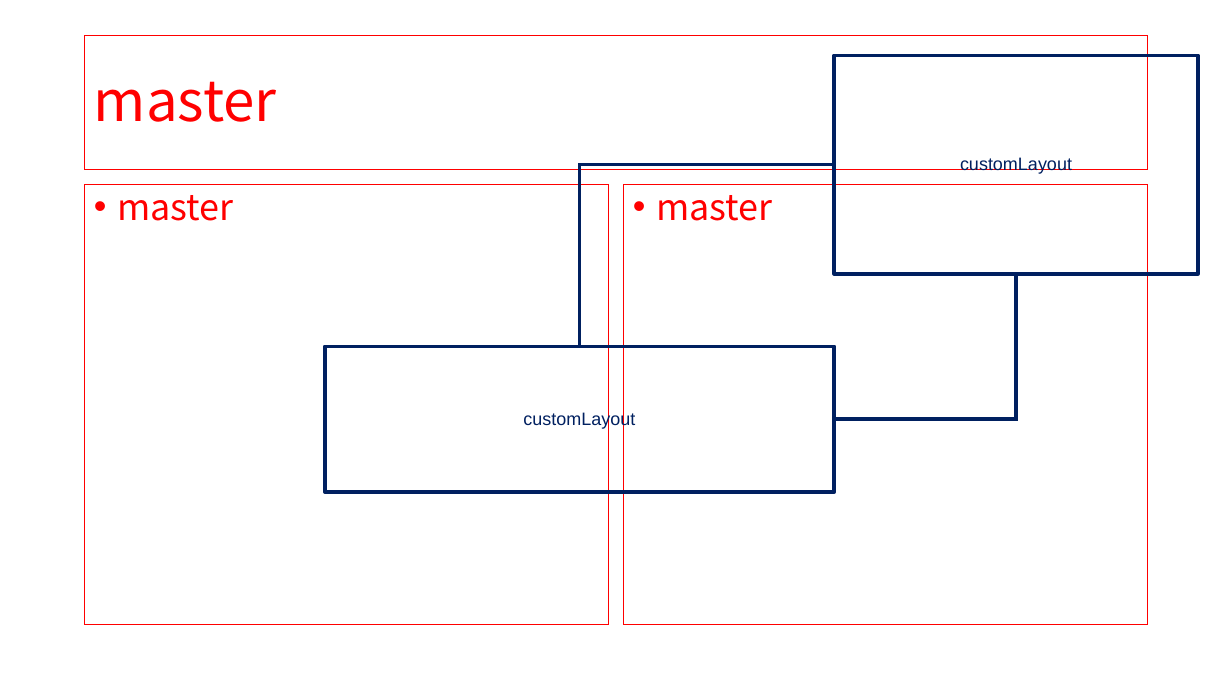
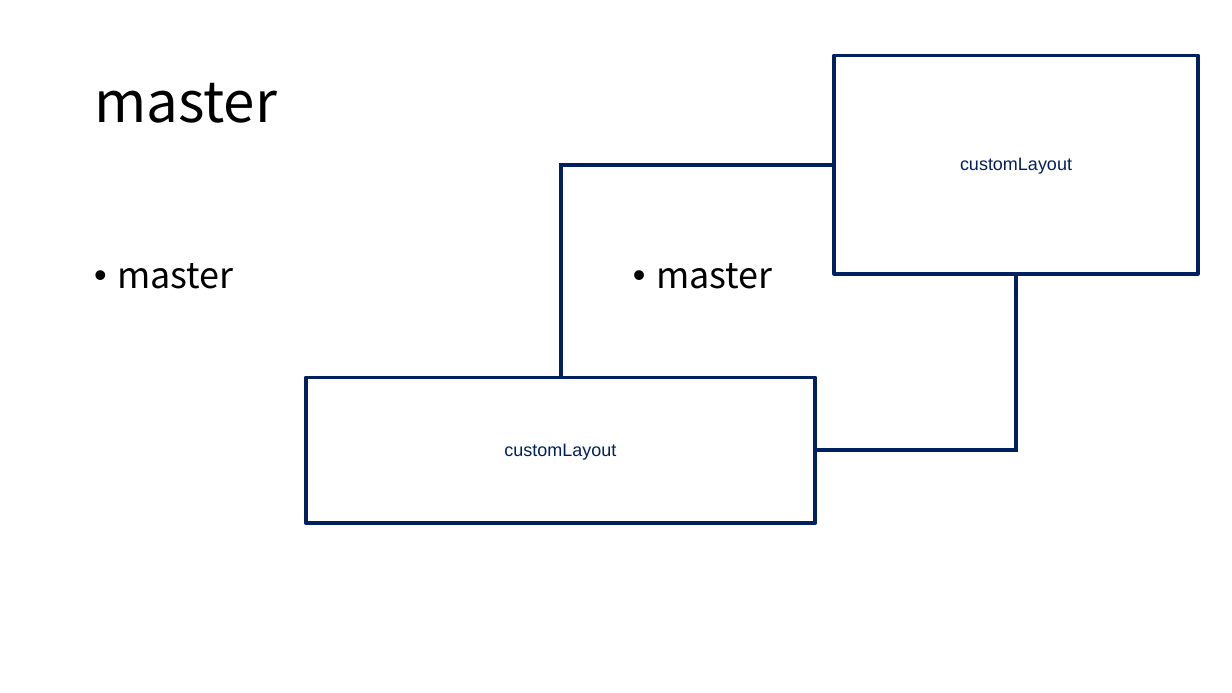
Before and after one commit to taizod1024/ppt-align-grid-addin, a slide deck: slide 1 of src/ppt-align-grid.pptm. Drawn at 1232x693 pixels with LibreOffice and Linux fonts; fonts in the diff are those of the drawing. Boxes give left, top, right and bottom in pixels: in the first picture for what was removed or moved away, otherwise in the second. Text is boxed around its words. In the diff, an @@ line names an element or a change of style, - is before the commit and + after.

```diff
--- a/src/ppt-align-grid.pptm
+++ b/src/ppt-align-grid.pptm
@@ title "master": place and size @@
-title "master" at box(85, 36, 1148, 170)
+title "master" at box(94, 82, 277, 123)
@@ elbow line moved from (579, 347) - (835, 165) to (561, 378) - (835, 165) @@
@@ text colour #FF0000 to #000000; outline #FF0000 0.75 pt to none in 3 elements at box(94, 82, 277, 123), box(656, 263, 772, 289), box(117, 263, 233, 289) @@
@@ text "master": place and size @@
-text "master" at box(85, 185, 609, 625)
+text "master" at box(117, 263, 233, 289)
@@ text "master": place and size @@
-text "master" at box(624, 185, 1148, 625)
+text "master" at box(656, 263, 772, 289)
@@ elbow line moved from (835, 420) - (1017, 274) to (815, 450) - (1017, 274) @@
@@ rectangle "customLayout": place and size @@
-rectangle "customLayout" at box(325, 347, 835, 492)
+rectangle "customLayout" at box(306, 378, 815, 523)
```
Also in this commit, not shown: 2 other files.
